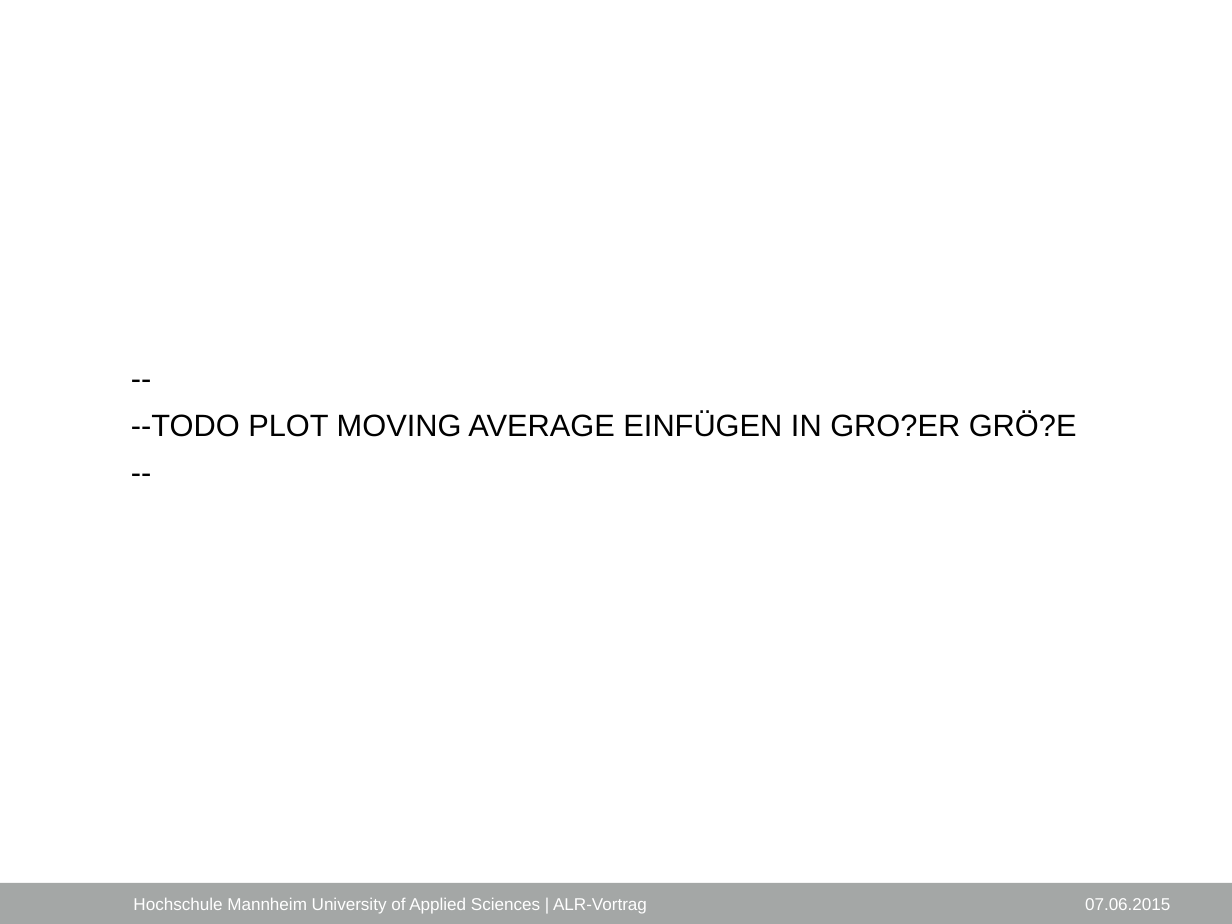
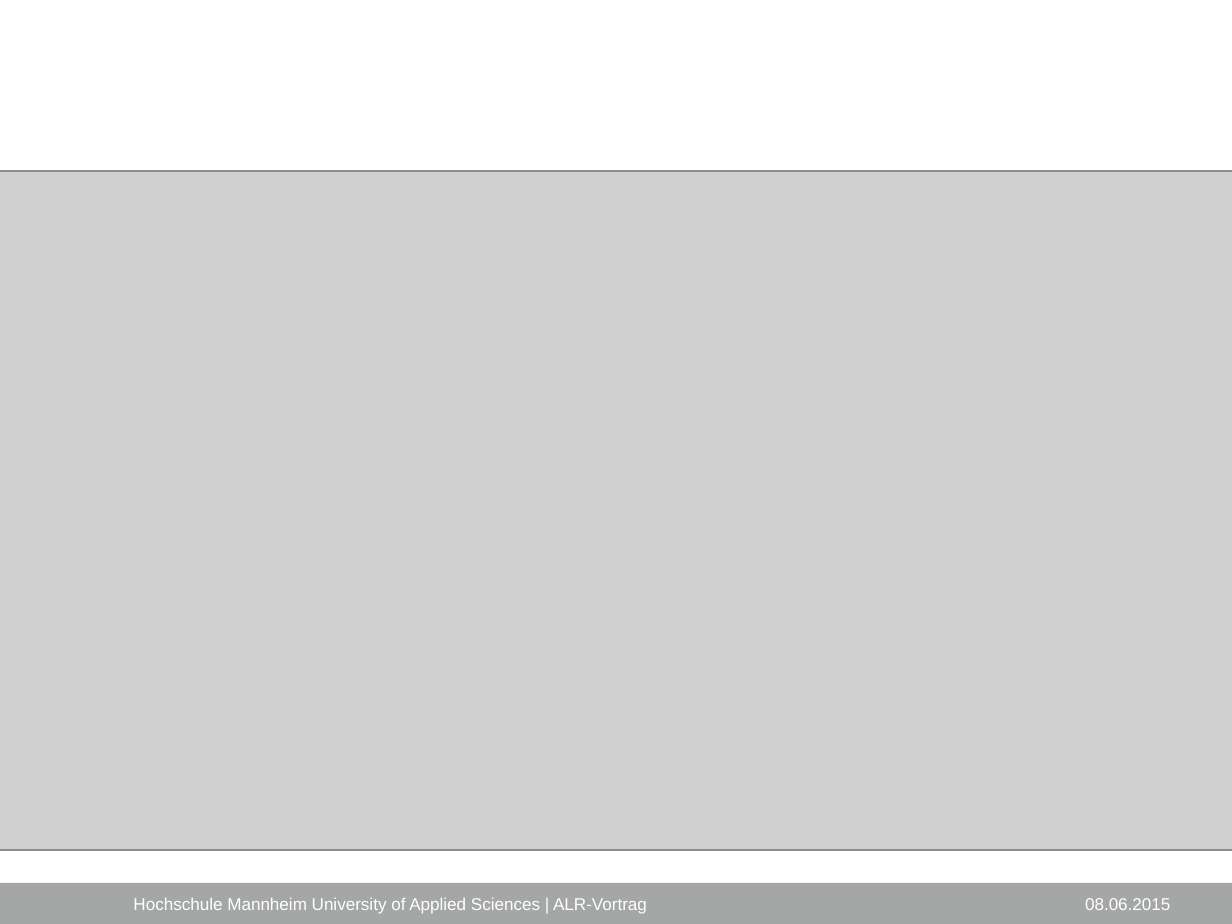
Before and after one commit to SEPSkyware6MM/StockForecast, a slide deck: slide 9 of ALR_Vortrag.pptx. Drawn at 1232x924 pixels with LibreOffice and Linux fonts; fonts in the diff are those of the drawing; grey boxes stand for pictures; background and template pictures are left out. Boxes give left, top, right and bottom in pixels: in the first picture for what was removed or moved away, otherwise in the second. Text is boxed around its words. In the diff, an @@ line names an element or a change of style, - is before the commit and + after.

Commit message:
Added picture to slide

```diff
--- a/ALR_Vortrag.pptx
+++ b/ALR_Vortrag.pptx
@@ picture added at [0,171,1232,850] @@
@@ text removed at [131,412,1077,437] @@
---
---TODO PLOT MOVING AVERAGE EINFÜGEN IN GRO?ER GRÖ?E
---
@@ text at [1085,898,1170,910]: text changed @@
-07.06.2015
+08.06.2015
```
Also in this commit, not shown: 13 other slides changed, 1 other file.
